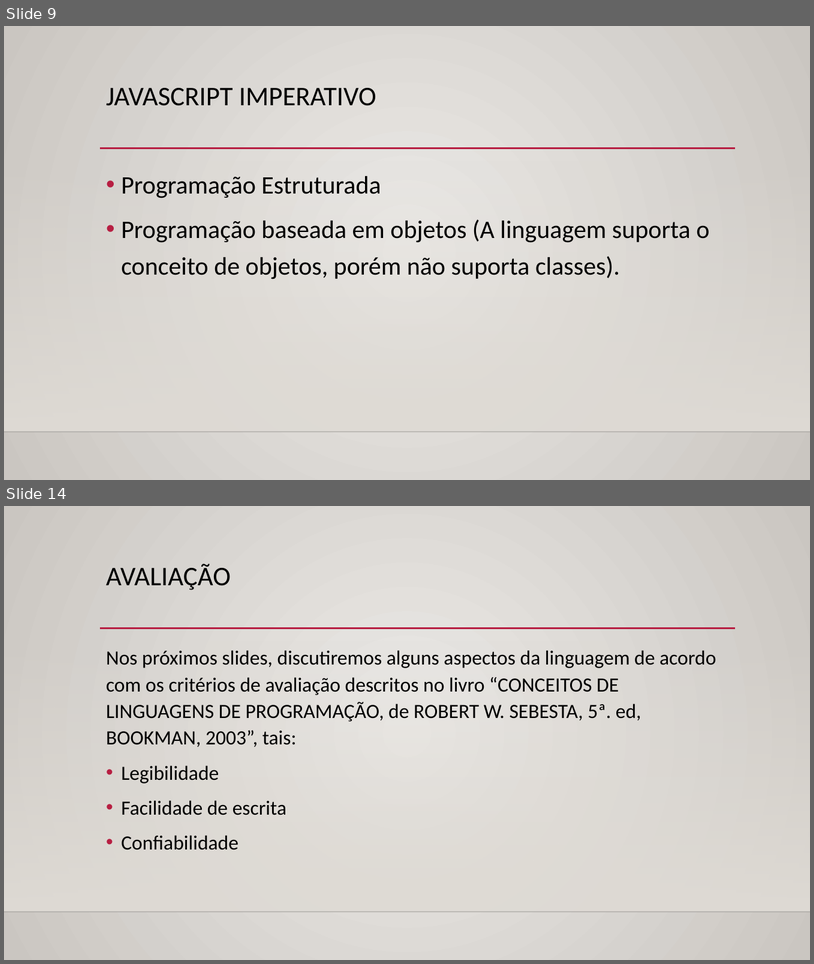
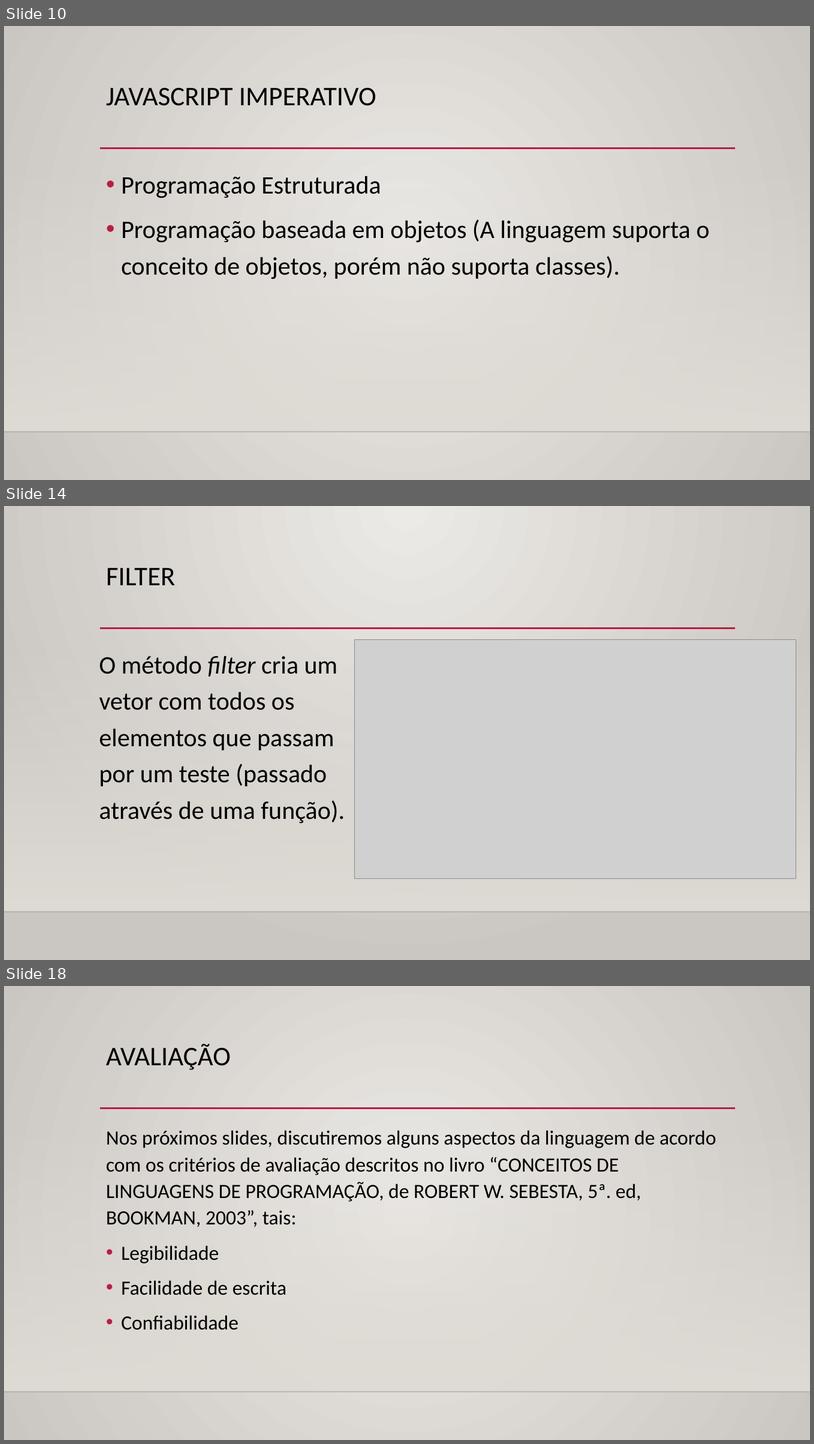
Before and after one commit to TheSennin/Arquivos_Facul, a slide deck: Paradigmas de linguagens de programação/seminário paradigmas/Apresentação1.pptx. Shown one above the other, each under a label of ours: slides 9 and 14 before the commit, slides 10, 14 and 18 after it; the slides between them are not shown. The pictures are 814x964 and 814x1444 pixels, drawn with LibreOffice and Linux fonts; fonts in the diff are those of the drawing; grey boxes stand for pictures; background and template pictures are left out. Boxes give left, top, right and bottom in pixels: in the first picture for what was removed or moved away, otherwise in the second. Text is boxed around its words. In the diff, an @@ line names an element or a change of style, - is before the commit and + after.

```diff
--- a/Paradigmas de linguagens de programação/seminário paradigmas/Apresentação1.pptx
+++ b/Paradigmas de linguagens de programação/seminário paradigmas/Apresentação1.pptx
@@ slide 14 added at [4,506,810,960], background gradient #ECEAE7 to #CAC7C1; not listed: 3 template elements that a slide beside it also shows @@
@@ title added at [106,568,175,585], 32 pt, text #000000 @@
+FILTER
@@ picture added at [355,639,797,878] @@
@@ text added at [99,656,345,823], 30 pt, text #000000 @@
+O método filter cria um vetor com todos os elementos que passam por um teste (passado através de uma função).
@@ what was slide 9 is now slide 10 @@
@@ what was slide 14 is now slide 18 @@
```
Also in this commit, not shown: 6 slides changed, 4 other slides added.
